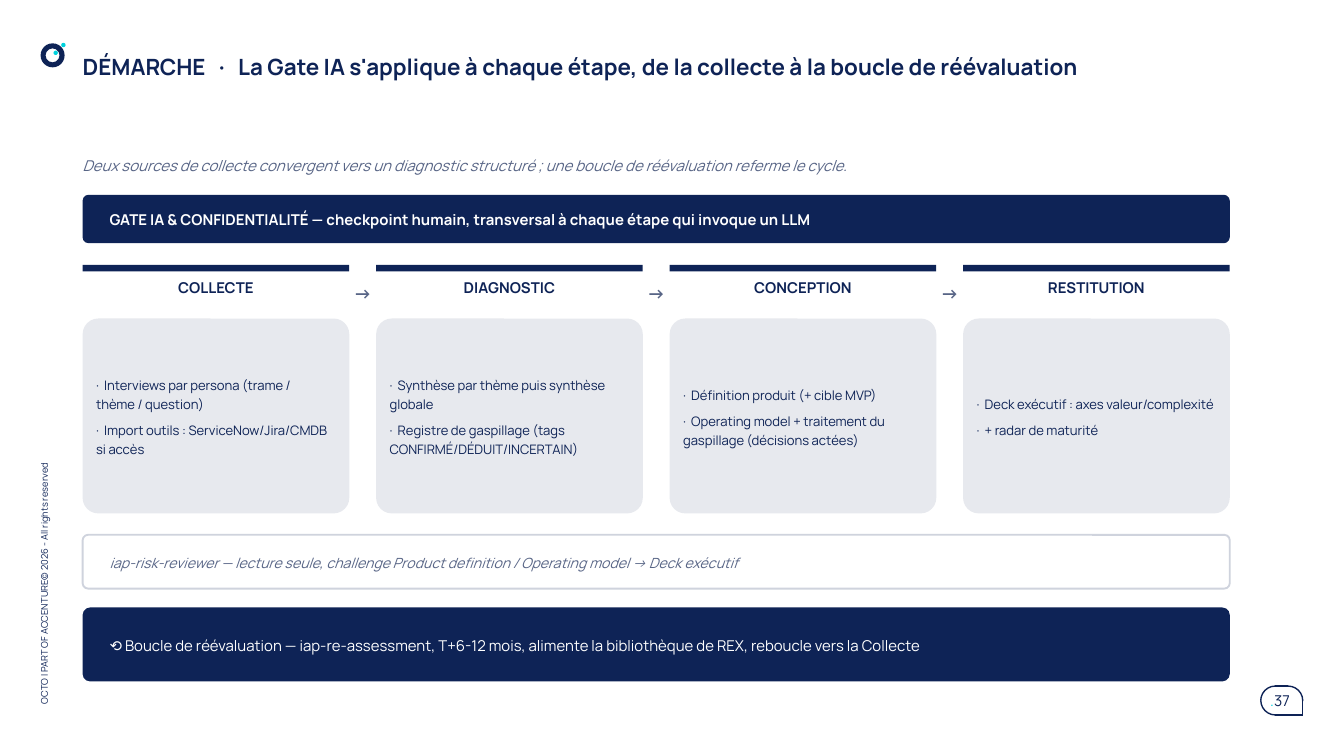
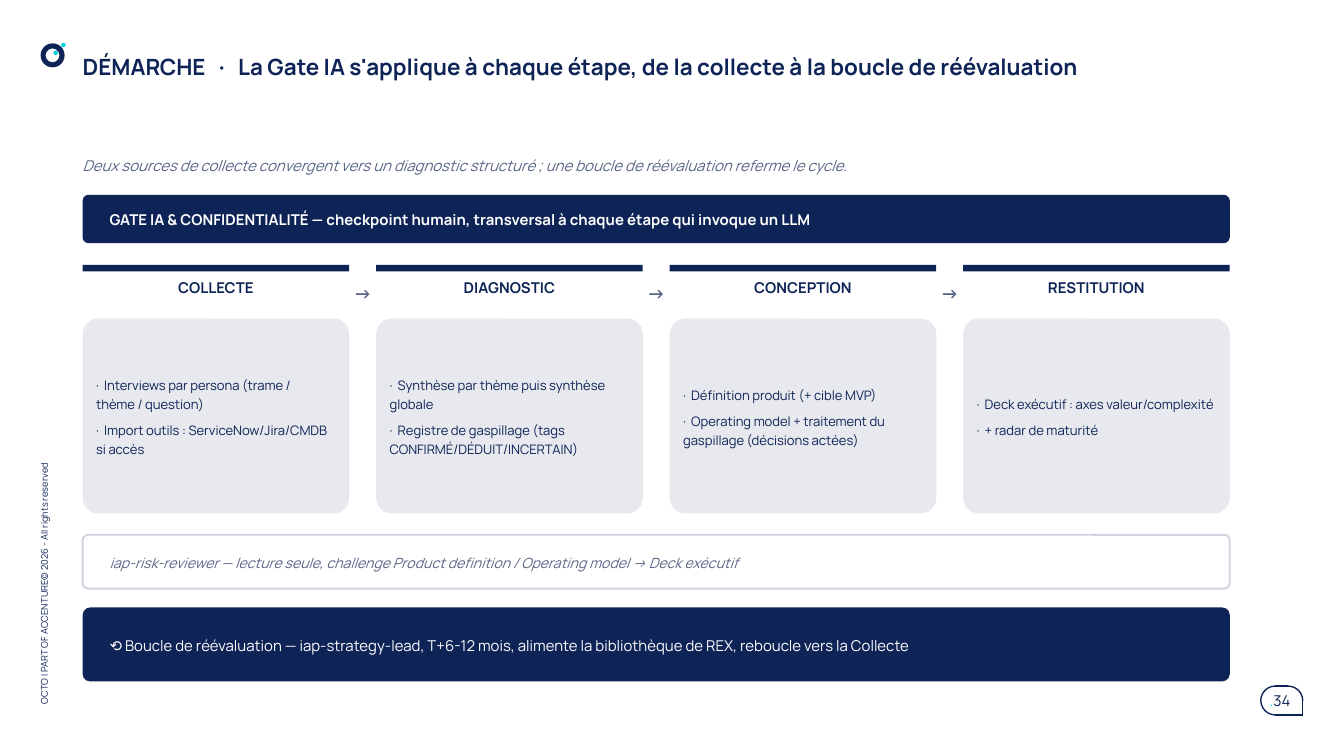
Before and after one commit to claudecamus-dot/Vscode3, a slide deck: slide 34 of docs/cadrage-ppt/bmad-iap-cadrage-synthese.pptx (slide 37 before the commit). Drawn at 1344x756 pixels with LibreOffice and Linux fonts; fonts in the diff are those of the drawing. Boxes give left, top, right and bottom in pixels: in the first picture for what was removed or moved away, otherwise in the second. Text is boxed around its words. In the diff, an @@ line names an element or a change of style, - is before the commit and + after.

```diff
--- a/docs/cadrage-ppt/bmad-iap-cadrage-synthese.pptx
+++ b/docs/cadrage-ppt/bmad-iap-cadrage-synthese.pptx
@@ text at [125, 639, 909, 655]: text changed @@
-⟲ Boucle de réévaluation — iap-re-assessment, T+6-12 mois, alimente la bibliothèque de REX, reboucle vers la Collecte
+⟲ Boucle de réévaluation — iap-strategy-lead, T+6-12 mois, alimente la bibliothèque de REX, reboucle vers la Collecte
@@ page number at [1270, 695, 1291, 707]: text changed @@
-.37
+.34
```
Also in this commit, not shown: 4 other slides changed, 1 slide added, 5 slides removed, 3 other files.
